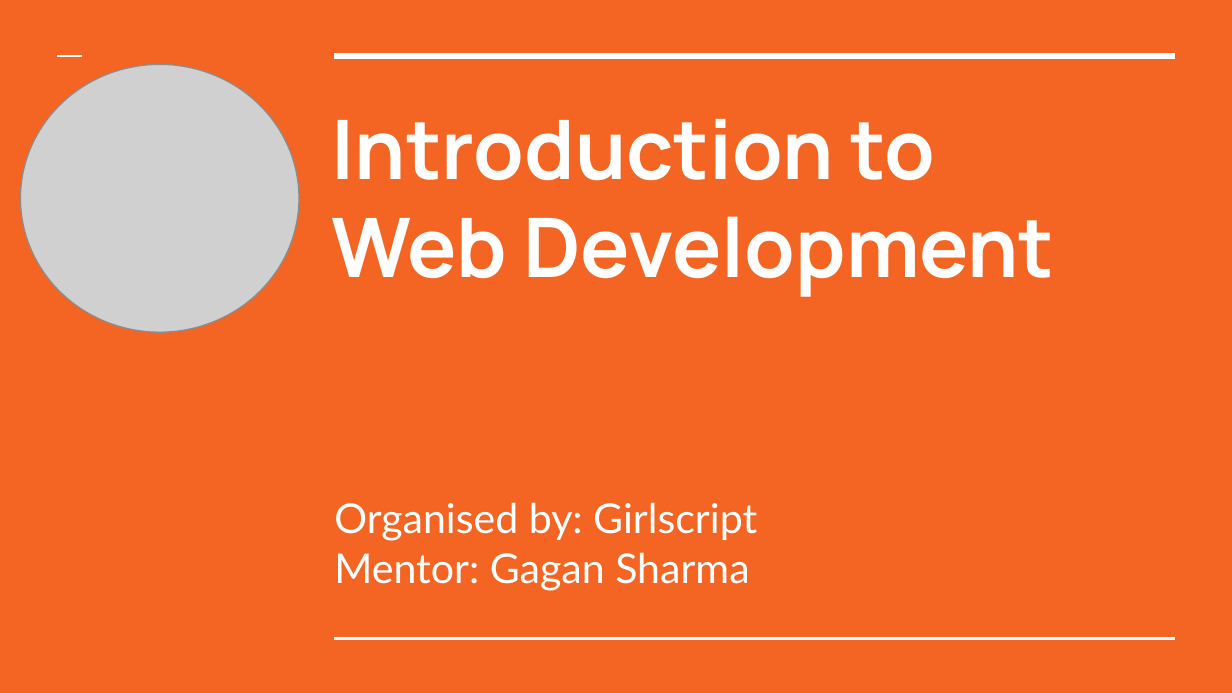
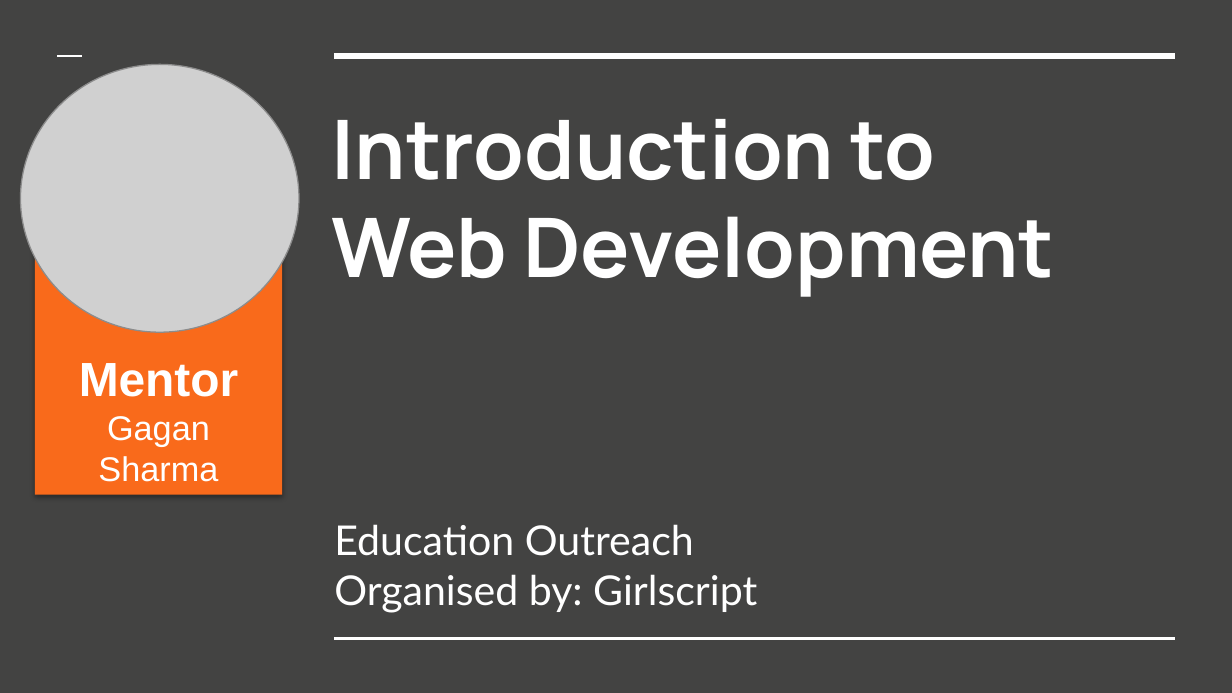
Before and after one commit to GaganSharmaGitHub/GirlScript-Education-Outreach-2-WebDev, a slide deck: slide 1 of Day1/WEBDEVwithGaganDay1.pptx. Drawn at 1232x693 pixels with LibreOffice and Linux fonts; fonts in the diff are those of the drawing; grey boxes stand for pictures. Boxes give left, top, right and bottom in pixels: in the first picture for what was removed or moved away, otherwise in the second. Text is boxed around its words. In the diff, an @@ line names an element or a change of style, - is before the commit and + after.

```diff
--- a/Day1/WEBDEVwithGaganDay1.pptx
+++ b/Day1/WEBDEVwithGaganDay1.pptx
@@ background #F46524 to #434342 @@
@@ rectangle added at <box>34,228,282,494</box>, fill #F96A1B, 20 pt, text #FFFFFF @@
+Mentor
+Gagan Sharma
@@ subtitle "Education Outreach": place and size @@
-subtitle "Education Outreach" at <box>334,502,757,590</box>
+subtitle "Education Outreach" at <box>334,524,757,613</box>
@@ subtitle at <box>334,524,694,556</box>: paragraph added @@
+Education Outreach
@@ subtitle at <box>334,552,749,590</box>: paragraph removed @@
-Mentor: Gagan Sharma
```
Also in this commit, not shown: 7 other slides changed, 37 slides added, 2 other files.
